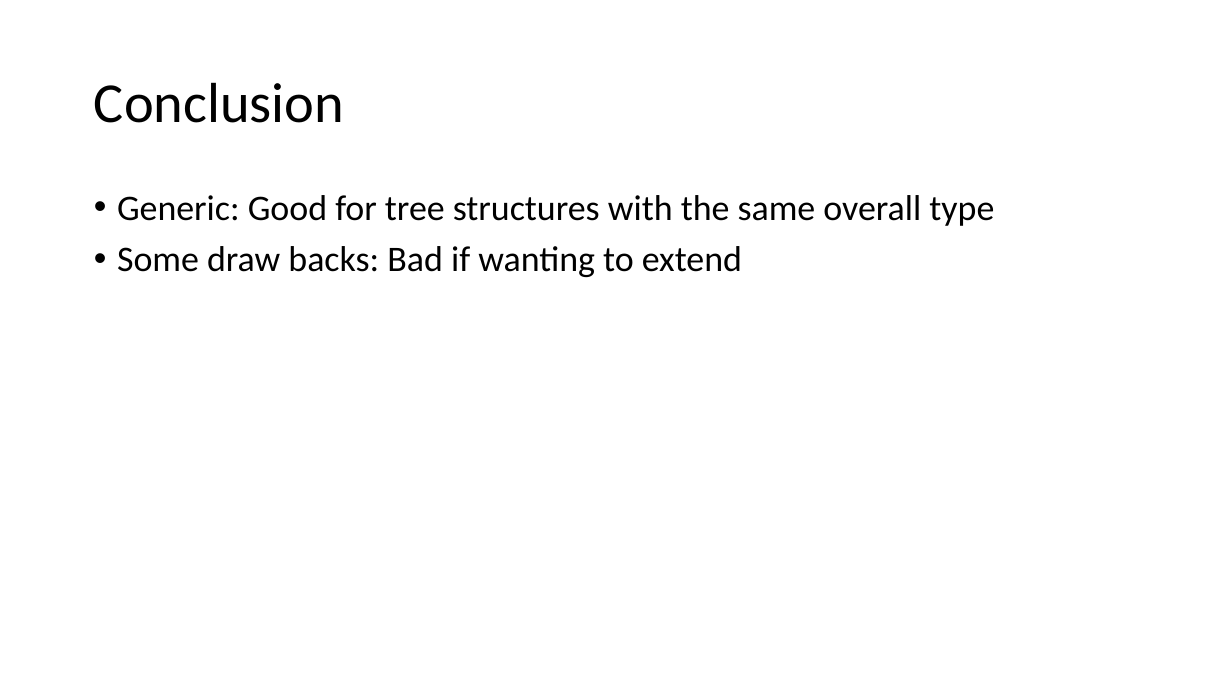
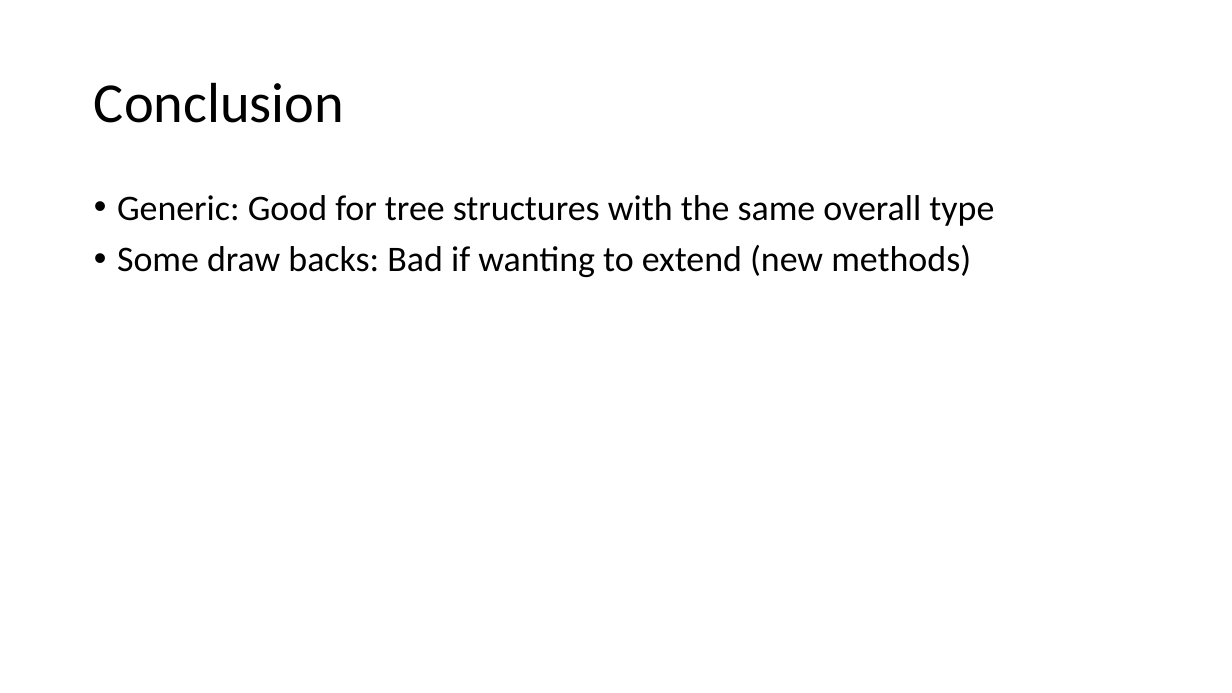
Before and after one commit to Bechy7/SoftwareDesign46, a slide deck: slide 6 of Aflevering 3/Navy Structure Composite Pattern.pptx. Drawn at 1232x693 pixels with LibreOffice and Linux fonts; fonts in the diff are those of the drawing. Boxes give left, top, right and bottom in pixels: in the first picture for what was removed or moved away, otherwise in the second. Text is boxed around its words. In the diff, an @@ line names an element or a change of style, - is before the commit and + after.

```diff
--- a/Aflevering 3/Navy Structure Composite Pattern.pptx
+++ b/Aflevering 3/Navy Structure Composite Pattern.pptx
@@ text at (117,245,971,277): text changed @@
-• Some draw backs: Bad if wanting to extend
+• Some draw backs: Bad if wanting to extend (new methods)
```
Also in this commit, not shown: 1 slide added, 1 slide removed, 1 other file.
